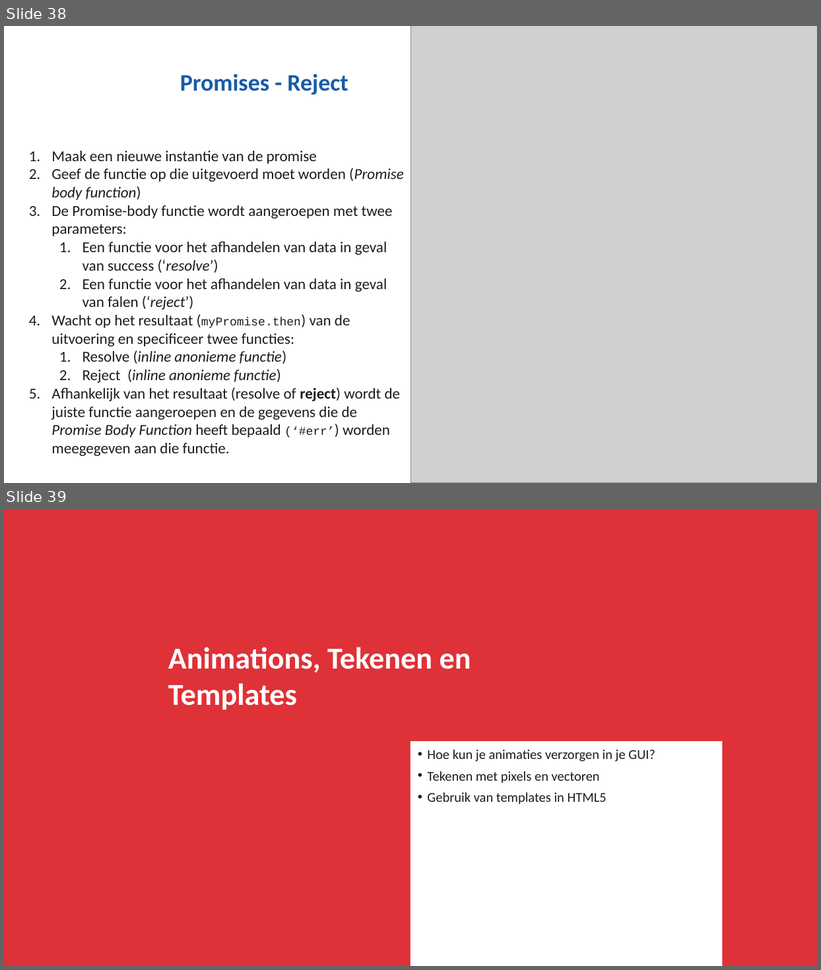
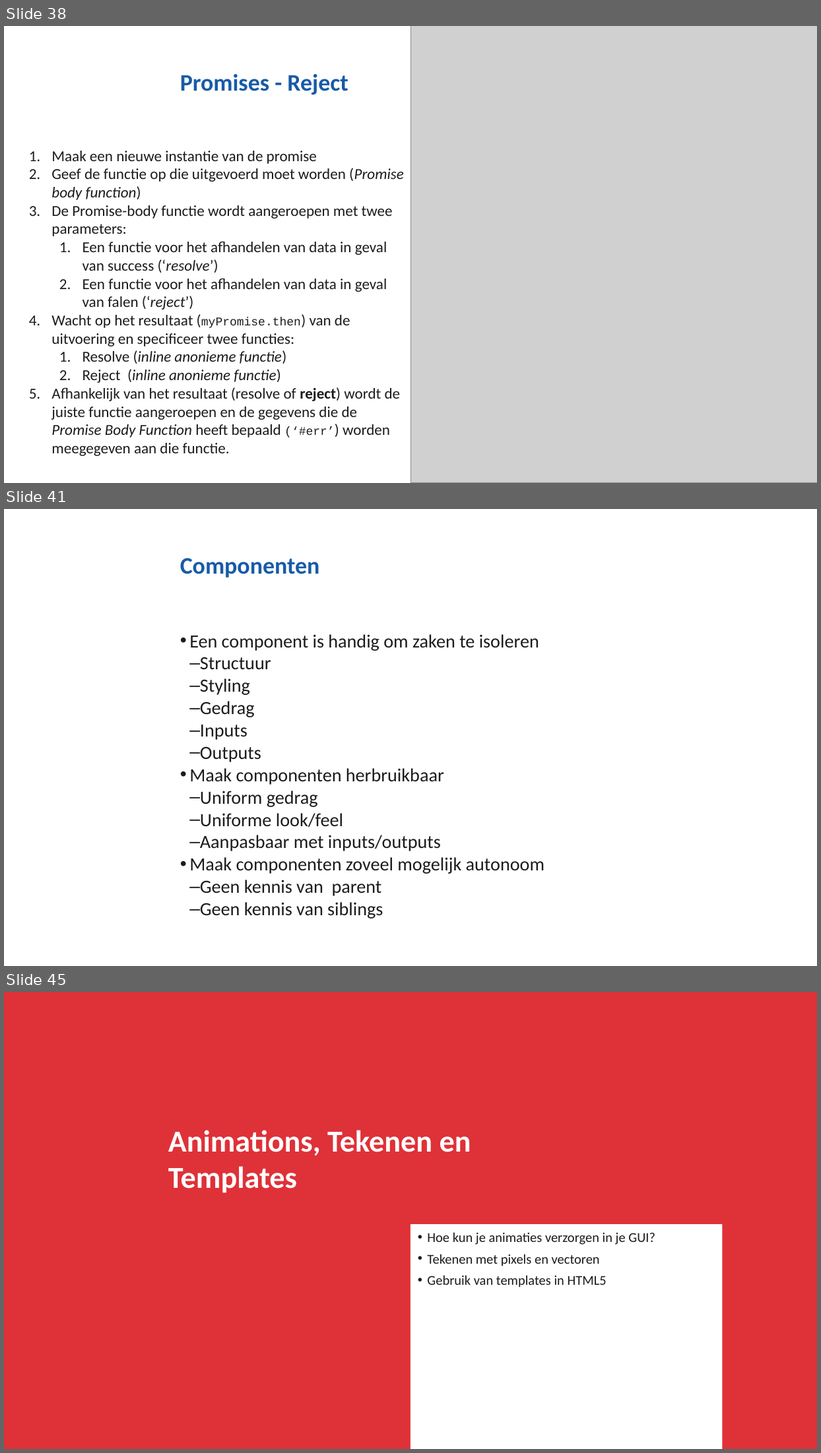
Before and after one commit to NHLStenden/Flex-WebDevelopment-FrontEndDevelopment, a slide deck: Presentatie/Front-End Development.pptx. Shown one above the other, each under a label of ours: slides 38 and 39 before the commit, slides 38, 41 and 45 after it; the slides between them are not shown. The pictures are 821x970 and 821x1453 pixels, drawn with LibreOffice and Linux fonts; fonts in the diff are those of the drawing; grey boxes stand for pictures; background and template pictures are left out. Boxes give left, top, right and bottom in pixels: in the first picture for what was removed or moved away, otherwise in the second. Text is boxed around its words. In the diff, an @@ line names an element or a change of style, - is before the commit and + after.

```diff
--- a/Presentatie/Front-End Development.pptx
+++ b/Presentatie/Front-End Development.pptx
@@ slide 41 added at (x1=4, y1=509, x2=817, y2=966), background #FFFFFF @@
@@ title added at (x1=180, y1=558, x2=320, y2=578), 28 pt, text #185BA7, bold @@
+Componenten
@@ text added at (x1=189, y1=634, x2=545, y2=919), 22 pt, text #1C1C1A @@
+• Een component is handig om zaken te isoleren
+  – Structuur
+  – Styling
+  – Gedrag
+  – Inputs
+  – Outputs
+• Maak componenten herbruikbaar
+  – Uniform gedrag
+  – Uniforme look/feel
+  – Aanpasbaar met inputs/outputs
+• Maak componenten zoveel mogelijk autonoom
+  – Geen kennis van parent
+  – Geen kennis van siblings
@@ what was slide 39 is now slide 45 @@
```
Also in this commit, not shown: 1 slide changed, 4 other slides added, 10 other files.
